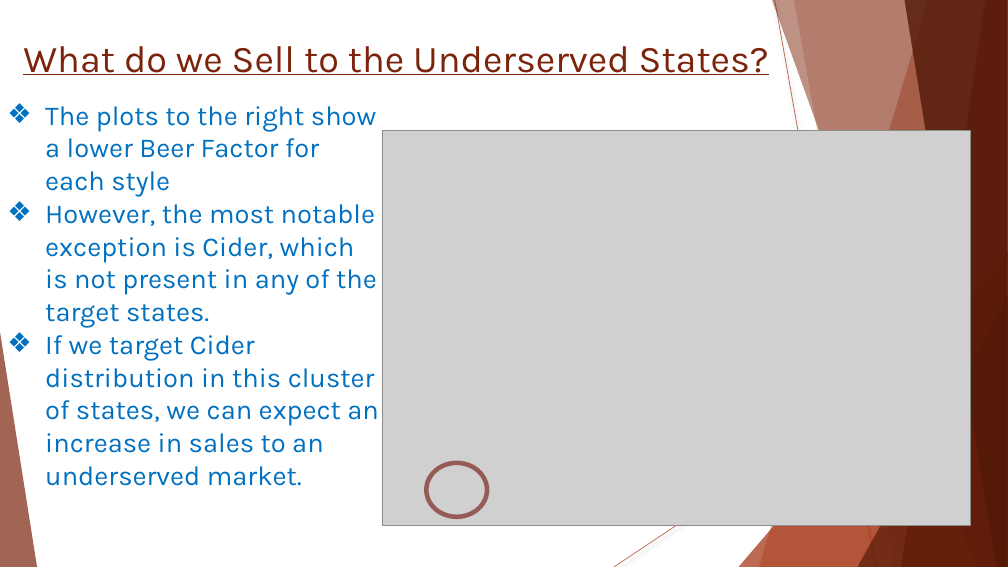
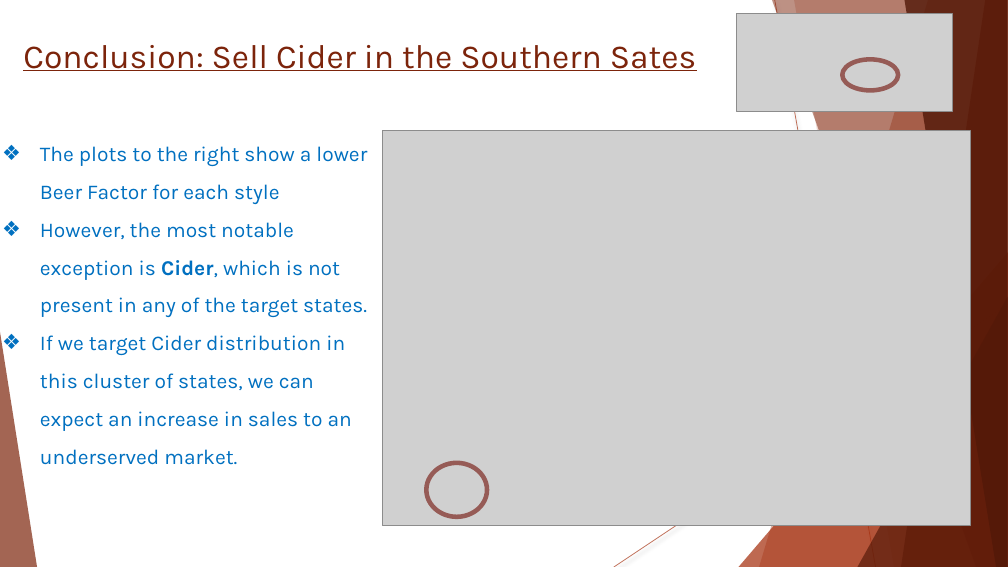
Before and after one commit to Wu-Sophia/BeerAnalysis, a slide deck: slide 17 of DataDynamos_BeerMarketingPresentation.pptx. Drawn at 1008x567 pixels with LibreOffice and Linux fonts; fonts in the diff are those of the drawing; grey boxes stand for pictures. Boxes give left, top, right and bottom in pixels: in the first picture for what was removed or moved away, otherwise in the second. Text is boxed around its words. In the diff, an @@ line names an element or a change of style, - is before the commit and + after.

```diff
--- a/DataDynamos_BeerMarketingPresentation.pptx
+++ b/DataDynamos_BeerMarketingPresentation.pptx
@@ picture added at (737,13,952,111) @@
@@ title at (23,45,696,71): text changed; size 36 to 32 pt @@
-What do we Sell to the Underserved States?
+Conclusion: Sell Cider in the Southern Sates
@@ ellipse added at (842,59,898,90), outline #975B57 4.33 pt @@
@@ text "The plots to the right ...": place and size @@
-text "The plots to the right ..." at (45,106,378,486)
+text "The plots to the right ..." at (40,146,367,465)
@@ text "The plots to the right ..." at (40,146,367,465): size 26 to 20 pt; bold on in "Cider,"; line spacing 1 to 1.5 @@
```
Also in this commit, not shown: 9 other slides changed.
